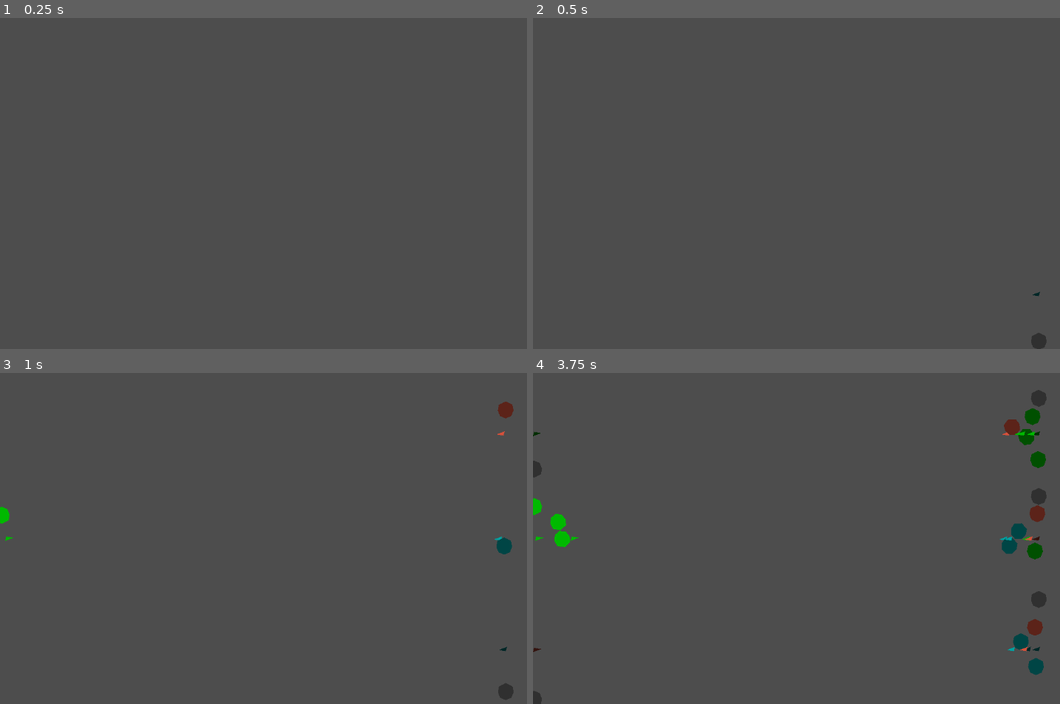
Above: before the commit, frames 1-4 (two rows, left to right).
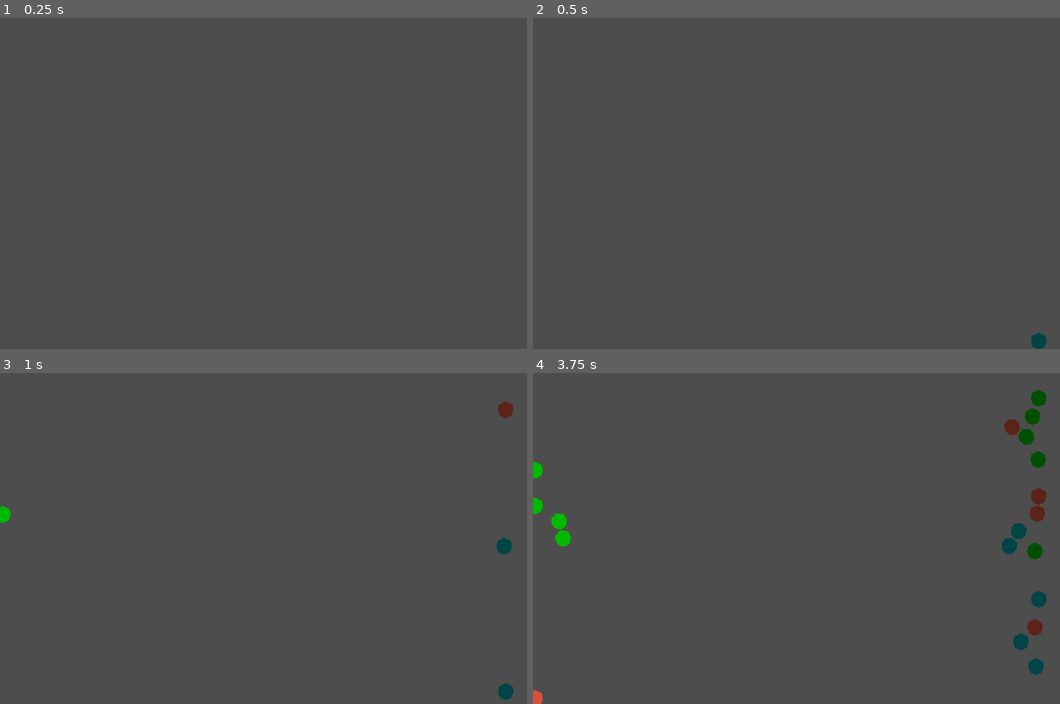
Above: after the commit, the same moments.

Repository: MaezkHeart/Serious-Game-Jam
Game: Godot game, scene res://Scenes/Lanes Prototype/lanes_proto_main.tscn
Same seed, same stepped clock (60 frames per second), same inputs: the game is played once before the commit and once after it.
Inputs (mouse positions are in pixels of both pictures, inside the frame that each line leads up to):
- Up to frame 1 (0.25 s): no input
- Up to frame 2 (0.5 s): no input
- Up to frame 3 (1 s): move the mouse to (426, 521) at 0.52 s; press the mouse at (426, 521) at 0.53 s
- Up to frame 4 (3.75 s): release the mouse at (959, 521) at 1.25 s; drag from (712, 555) to (828, 429) at 1.27 s; move the mouse to (886, 465) at 2.02 s; press the mouse at (886, 465) at 2.03 s; tap Mouse wheel down (scroll_wheel_down) at 2.1 s; release the mouse at (886, 465) at 2.75 s; drag from (796, 604) to (1017, 432) at 2.77 s; move the mouse to (1007, 588) at 3.52 s; press the mouse at (1007, 588) at 3.53 s

Frame 1 is identical in both runs. In frame 2, 0.1% of the frame differs, in the area x 94-98%, y 82-100%; in frame 3, 0.2%; in frame 4, 0.7%, in the area x 0-98%, y 5-100%.

Commit message:
Added health bars and better fights

Diff:
--- a/Scenes/Lanes Prototype/basic_enemy.tscn
+++ b/Scenes/Lanes Prototype/basic_enemy.tscn
@@ -1,6 +1,7 @@
 [gd_scene format=3 uid="uid://daib08ro8i7su"]
 
 [ext_resource type="Script" uid="uid://bbbwdm5ig2tq3" path="res://Scripts/LaneFightingPrototype/basic_enemy.gd" id="1_lnkmd"]
+[ext_resource type="PackedScene" uid="uid://4t183y78j406" path="res://Scenes/enemy_health_bar.tscn" id="2_ju3mq"]
 
 [sub_resource type="CircleShape2D" id="CircleShape2D_my7ai"]
 radius = 17.117243
@@ -23,7 +24,16 @@
 polygon = PackedVector2Array(-13.262101, -9.818968, 9.536743e-07, -16.45002, 13.262109, -9.818968, 15.472455, 1.2327856, 11.051755, 12.284538, 9.536743e-07, 16.981533, -11.051751, 12.284538, -15.472451, 1.2327856)
 
 [node name="AttackCooldown" type="Timer" parent="." unique_id=758884567]
-wait_time = 0.8
+wait_time = 0.1
+
+[node name="HealthBarPivot" type="Node2D" parent="." unique_id=705748251]
+
+[node name="HealthBar" parent="HealthBarPivot" unique_id=1347073494 node_paths=PackedStringArray("unit") instance=ExtResource("2_ju3mq")]
+offset_left = -17.0
+offset_top = -31.0
+offset_right = 18.0
+offset_bottom = -24.0
+unit = NodePath("../..")
 
 [connection signal="body_exited" from="." to="." method="_on_body_exited"]
 [connection signal="timeout" from="AttackCooldown" to="." method="_on_attack_cooldown_timeout"]
--- a/Scenes/Lanes Prototype/basic_player_unit.tscn
+++ b/Scenes/Lanes Prototype/basic_player_unit.tscn
@@ -1,6 +1,7 @@
 [gd_scene format=3 uid="uid://dt3wdlwjtddbi"]
 
 [ext_resource type="Script" uid="uid://cvasj2b5ad283" path="res://Scripts/LaneFightingPrototype/basic_player_unit.gd" id="1_oovt2"]
+[ext_resource type="PackedScene" uid="uid://4t183y78j406" path="res://Scenes/enemy_health_bar.tscn" id="2_bgrm5"]
 
 [sub_resource type="CircleShape2D" id="CircleShape2D_my7ai"]
 radius = 17.117243
@@ -18,9 +19,19 @@
 
 [node name="Polygon2D" type="Polygon2D" parent="." unique_id=907939166]
 color = Color(0.23810166, 0.26133683, 0.27383968, 1)
-polygon = PackedVector2Array(-13.262101, -9.818968, 9.536743e-07, -16.45002, 13.262109, -9.818968, 15.472455, 1.2327856, 11.051755, 12.284538, 9.536743e-07, 16.981533, -11.051751, 12.284538, -15.472451, 1.2327856)
+polygon = PackedVector2Array(-13.262101, -9.818968, 9.536743e-07, -16.45002, 13.262109, -9.818968, 15.472455, 1.2327856, 11.051755, 12.284538, 9.536743e-07, 16.981533, -11.051751, 12.284538, -16, 1)
 
 [node name="AttackCooldown" type="Timer" parent="." unique_id=1212120893]
+wait_time = 0.1
+
+[node name="HealthBarPivot" type="Node2D" parent="." unique_id=1468327187]
+
+[node name="HealthBar" parent="HealthBarPivot" unique_id=1347073494 node_paths=PackedStringArray("unit") instance=ExtResource("2_bgrm5")]
+offset_left = -17.0
+offset_top = -31.0
+offset_right = 18.0
+offset_bottom = -24.0
+unit = NodePath("../..")
 
 [connection signal="body_exited" from="." to="." method="_on_body_exited"]
 [connection signal="timeout" from="AttackCooldown" to="." method="_on_attack_cooldown_timeout"]
--- a/Scenes/Lanes Prototype/lanes_proto_main.tscn
+++ b/Scenes/Lanes Prototype/lanes_proto_main.tscn
@@ -12,9 +12,9 @@
 }
 point_count = 2
 
-[sub_resource type="Curve2D" id="Curve2D_kamoa"]
+[sub_resource type="Curve2D" id="Curve2D_a60md"]
 _data = {
-"points": PackedVector2Array(0, 0, 0, 0, -1.7787435, -120.003494, 0, 0, 0, 0, -1155.7806, -120.13122)
+"points": PackedVector2Array(0, 0, 0, 0, 4, 118, 0, 0, 0, 0, 1152, 114)
 }
 point_count = 2
 
@@ -41,8 +41,8 @@
 curve = SubResource("Curve2D_8ok3p")
 
 [node name="PlayerUnitPath" type="Path2D" parent="Lane1" unique_id=1962107610]
-rotation = -3.1434364
-curve = SubResource("Curve2D_kamoa")
+position = Vector2(0, 3.335)
+curve = SubResource("Curve2D_a60md")
 
 [node name="Lane2" type="Area2D" parent="." unique_id=1016474930]
 collision_layer = 4
@@ -60,9 +60,8 @@
 
 [node name="PlayerUnitPath" type="Path2D" parent="Lane2" unique_id=1272976889]
 position = Vector2(0, 204.85)
-rotation = 3.1397488
 scale = Vector2(0.99999994, 0.99999994)
-curve = SubResource("Curve2D_kamoa")
+curve = SubResource("Curve2D_a60md")
 
 [node name="Lane3" type="Area2D" parent="." unique_id=1662168175]
 collision_layer = 4
@@ -80,9 +79,8 @@
 
 [node name="PlayerUnitPath" type="Path2D" parent="Lane3" unique_id=1366022965]
 position = Vector2(0, 422.725)
-rotation = 3.1397488
 scale = Vector2(0.9999999, 0.9999999)
-curve = SubResource("Curve2D_kamoa")
+curve = SubResource("Curve2D_a60md")
 
 [node name="SpawnTimer" type="Timer" parent="." unique_id=247059653]
 wait_time = 0.25
--- a/Scenes/Lanes Prototype/unit_path_follow.tscn
+++ b/Scenes/Lanes Prototype/unit_path_follow.tscn
@@ -1,8 +1,6 @@
 [gd_scene format=3 uid="uid://dtulup478vp38"]
 
 [ext_resource type="Script" uid="uid://ct0ieme7ybwxk" path="res://Scripts/LaneFightingPrototype/unit_path_follow.gd" id="1_ox7ku"]
-
-[sub_resource type="CircleShape2D" id="CircleShape2D_ln6rh"]
 
 [node name="UnitPathFollow" type="PathFollow2D" unique_id=922385664]
 loop = false
@@ -11,13 +9,5 @@
 [node name="Guide" type="Node2D" parent="." unique_id=778142092]
 
 [node name="Polygon2D" type="Polygon2D" parent="Guide" unique_id=633285047]
+visible = false
 polygon = PackedVector2Array(-0.14303374, -4.67364, -2.388036, 3.8981867, 13.53107, -2.2245467)
-
-[node name="EncounterArea(not used)" type="Area2D" parent="." unique_id=588013218]
-collision_layer = 0
-collision_mask = 0
-
-[node name="CollisionShape2D" type="CollisionShape2D" parent="EncounterArea(not used)" unique_id=911829864]
-shape = SubResource("CircleShape2D_ln6rh")
-
-[connection signal="body_entered" from="EncounterArea(not used)" to="." method="_on_encounter_area_body_entered"]
--- a/Scenes/enemy.tscn
+++ b/Scenes/enemy.tscn
@@ -142,12 +142,12 @@
 
 [node name="HealthBarPivot" type="Node2D" parent="MoveableElement" unique_id=1526195544]
 
-[node name="TextureProgressBar" parent="MoveableElement/HealthBarPivot" unique_id=1347073494 node_paths=PackedStringArray("enemy") instance=ExtResource("2_md0e3")]
+[node name="TextureProgressBar" parent="MoveableElement/HealthBarPivot" unique_id=1347073494 node_paths=PackedStringArray("unit") instance=ExtResource("2_md0e3")]
 offset_left = -17.0
 offset_top = -45.0
 offset_right = 18.0
 offset_bottom = -38.0
-enemy = NodePath("../../..")
+unit = NodePath("../../..")
 
 [node name="AnimationPlayer" type="AnimationPlayer" parent="." unique_id=971889204]
 libraries/ = SubResource("AnimationLibrary_4ra3w")
--- a/Scripts/LaneFightingPrototype/basic_enemy.gd
+++ b/Scripts/LaneFightingPrototype/basic_enemy.gd
@@ -1,5 +1,6 @@
 extends Unit
 
+@export var attack_strength = 1.0
 
 func set_up_encounter_mask():
 	encounter_collision_mask = 1
@@ -9,11 +10,4 @@
 	attack_cooldown.wait_time = randf_range(1.5, 2.0)
 	for i in enemies_in_range.size():
 		if is_instance_valid(enemies_in_range[i]):
-			enemies_in_range[i].defeat()
-
-
-func defeat():
-	if is_instance_valid(path_follow):
-		path_follow.queue_free()
-	#self.modulate = Color(0.891, 0.0, 0.915, 1.0)
-	self.queue_free()
+			enemies_in_range[i].take_damage(attack_strength)
--- a/Scripts/LaneFightingPrototype/basic_player_unit.gd
+++ b/Scripts/LaneFightingPrototype/basic_player_unit.gd
@@ -1,5 +1,6 @@
 extends Unit
 
+@export var attack_strength = 10
 
 func set_up_encounter_mask():
 	encounter_collision_mask = 2
@@ -9,11 +10,4 @@
 	attack_cooldown.wait_time = randf_range(1.5, 2.0)
 	for i in enemies_in_range.size():
 		if is_instance_valid(enemies_in_range[i]):
-			enemies_in_range[i].defeat()
-
-
-func defeat():
-	if is_instance_valid(path_follow):
-		path_follow.queue_free()
-	#self.modulate = Color(0.891, 0.0, 0.915, 1.0)
-	self.queue_free()
+			enemies_in_range[i].take_damage(attack_strength)
--- a/Scripts/LaneFightingPrototype/lane.gd
+++ b/Scripts/LaneFightingPrototype/lane.gd
@@ -19,8 +19,6 @@
 	var new_unit = unit_type.instantiate()
 
 	# Setting up path_follow/unit pair
-	#print(new_unit)
-	#print(new_path_follow)
 	new_unit.path_follow = new_path_follow
 	new_path_follow.unit = new_unit
 
--- a/Scripts/LaneFightingPrototype/unit.gd
+++ b/Scripts/LaneFightingPrototype/unit.gd
@@ -7,25 +7,38 @@
 ## The rigidbody tries it's best to follow its path "guide" and stops when it
 ## has collided with adversary or the "guide" has gotten too far away
 
+# TODO: Make "guide" always be ahead/close to unit on x axis so units don't go
+# backwards after being pushed away from guide
+signal health_changed
+
+@export var max_health := 100.0
+@export var mov_speed := 0.6
 @export var follow_strength := 10
-@export var mov_speed = 0.6
-@export var max_follow_range = 70.0
-@export var reconnecting_range = 50.0
+@export var max_follow_range := 70.0
+@export var reconnecting_range := 50.0
 
 var path_follow : Node2D
 var path_guide : Node2D
+
 var target_pos : Vector2
 var enemies_in_range: Array
-var encounter_collision_mask
+var health : float
+var encounter_collision_mask : int
+
 var is_away_from_guide := false
+var is_in_combat := false
 
 @onready var attack_cooldown: Timer = $AttackCooldown
+@onready var health_bar: TextureProgressBar = $HealthBarPivot/HealthBar
 
 
 func _ready() -> void:
+	health = max_health
+
 	path_guide = path_follow.find_child("Guide")
 	target_pos = path_guide.global_position
 	attack_cooldown.wait_time = randf_range(1.5, 2.0)
+
 	set_up_encounter_mask()
 
 
@@ -38,36 +51,38 @@
 			is_away_from_guide == false
 			and global_position.distance_to(target_pos) > max_follow_range
 		):
-		print("test too far")
+		#print("test too far")
 		path_follow.is_stopped = true
 		is_away_from_guide = true
-		self.modulate = Color(0.0, 0.0, 0.0, 0.369)
+		#find_child("Polygon2D").modulate = Color(0.0, 0.0, 0.0, 0.369)
 
 	elif (
 			is_away_from_guide == true
 			and global_position.distance_to(target_pos) < reconnecting_range
 		):
-		print("test reconnect")
+		#print("test reconnect")
 		path_follow.is_stopped = false
 		is_away_from_guide = false
-		self.modulate = Color(1.0, 1.0, 1.0, 1.0)
+		#find_child("Polygon2D").modulate = Color(1.0, 1.0, 1.0, 1.0)
 
 	## CHECKING COLLISION WITH ADVERSARY
 	# Fix edge case where unit is too far from guide and collides an adversary
 	if (
 			enemies_in_range.size() > 0
-			and not path_follow.is_stopped
+			and is_in_combat == false
 		):
 		path_follow.is_stopped = true
+		is_in_combat = true
 		unit_encounter(enemies_in_range)
 
 	elif (
 			enemies_in_range.is_empty()
-			and path_follow.is_stopped
-			and is_away_from_guide == false
+			and is_in_combat == true
 		):
 		path_follow.is_stopped = false
-		self.modulate = Color(1.0, 1.0, 1.0, 1.0)
+		is_in_combat = false
+		target_pos = path_guide.global_position
+		#find_child("Polygon2D").modulate = Color(1.0, 1.0, 1.0, 1.0)
 
 
 func _physics_process(_delta: float) -> void:
@@ -78,7 +93,7 @@
 		if bodies_intersecting[i].collision_layer == encounter_collision_mask:
 			enemies_in_range.append(bodies_intersecting[i])
 
-
+# bug : if rigidbody very far from "guide", starts spinning healthbar
 func get_target_force(state :PhysicsDirectBodyState2D, origin, target):
 	var norm_direction = origin.direction_to(target)
 	var local_mov_speed = minf(mov_speed, origin.distance_to(target))
@@ -95,21 +110,31 @@
 	get_target_force(state, global_position, target_pos)
 
 
-#func _on_body_exited(body: Node) -> void: # no, no. replace
-	#enemies_in_range.erase(body)
-	#if enemies_in_range.is_empty():
-		#path_follow.is_stopped = false
+func unit_encounter(enemies: Array):
+	#find_child("Polygon2D").modulate = Color(0.262, 0.262, 0.262, 1.0)
+	health_bar.visible = true
 
-
-func unit_encounter(enemies: Array):
-	self.modulate = Color(0.262, 0.262, 0.262, 1.0)
-	for i in enemies.size():
+	for i in range(enemies.size()-1, -1, - 1): # iterating backwards
 		if not is_instance_valid(enemies[i]):
 			pass
 		else:
-			#target_pos = enemies[i].global_position
+			target_pos = enemies[i].global_position
 			break
 	attack_cooldown.start()
+
+
+func take_damage(damage):
+	health -= damage
+	health_changed.emit()
+
+	if health <= 0:
+		defeat()
+
+
+func defeat():
+	path_follow.queue_free()
+	#self.modulate = Color(0.891, 0.0, 0.915, 1.0)
+	self.queue_free()
 
 
 # This function is made to be replaced by child of inheritance
--- a/Scripts/LaneFightingPrototype/unit_path_follow.gd
+++ b/Scripts/LaneFightingPrototype/unit_path_follow.gd
@@ -3,8 +3,6 @@
 ## Handles the movement of the unit "Guide"
 
 @export var speed = 0.02
-
-#@onready var encounter_area: Area2D = $EncounterArea
 
 var is_stopped := false
 var unit : RigidBody2D
@@ -15,7 +13,3 @@
 		self.progress_ratio += speed * delta
 	else:
 		self.modulate = Color(0.242, 0.242, 0.242, 1.0)
-
-	# It could also be possible to detect enemies in contact with the guide
-	# but the results are not great
-	#if encounter_area.has_overlapping_bodies():
--- a/Scripts/enemy_health_bar.gd
+++ b/Scripts/enemy_health_bar.gd
@@ -1,13 +1,12 @@
 extends TextureProgressBar
 
-@export var enemy : Node2D
+@export var unit : Node2D
 
 func _ready():
-	enemy.health_changed.connect(update_health_bar)
+	unit.health_changed.connect(update_health_bar)
 
 func update_health_bar():
-	visible = true
-	value = enemy.health * 100 / enemy.max_health
+	value = unit.health * 100 / unit.max_health
 
 func _process(_delta):
-	get_parent().rotation = -enemy.rotation
+	get_parent().rotation = -unit.rotation
Not shown: 1 places in Scenes/enemy.tscn that only renumber resources
